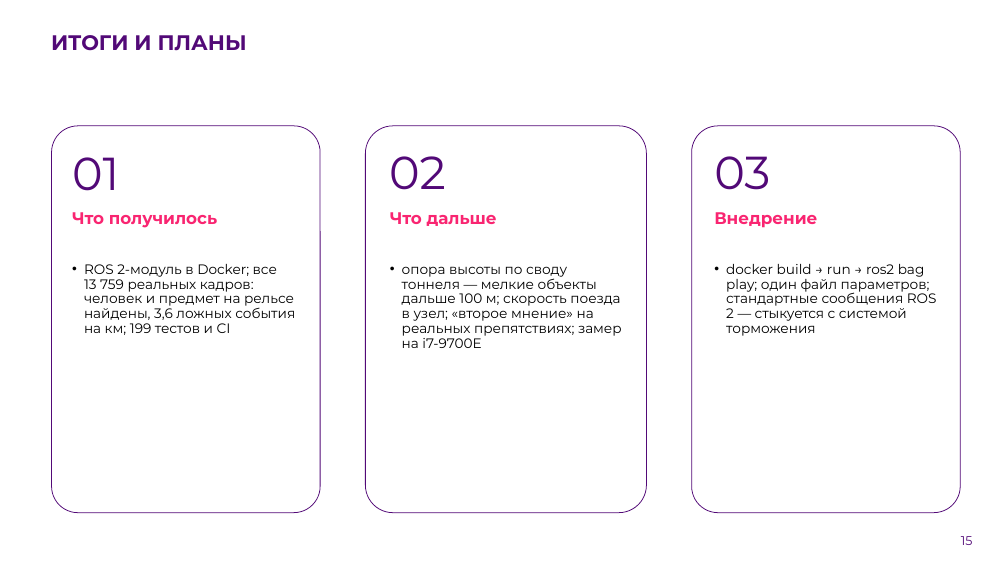
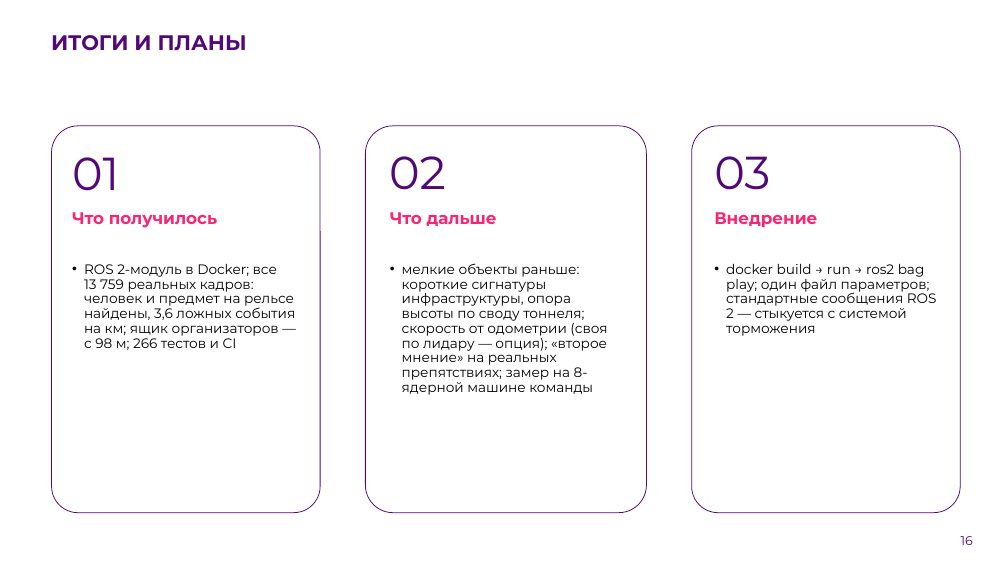
Before and after one commit to pmixay/ReSense, a slide deck: slide 16 of docs/presentation/ReSense_LCT2026.pptx (slide 15 before the commit). Drawn at 1008x567 pixels with LibreOffice and Linux fonts; fonts in the diff are those of the drawing; background and template pictures are left out. Boxes give left, top, right and bottom in pixels: in the first picture for what was removed or moved away, otherwise in the second. Text is boxed around its words. In the diff, an @@ line names an element or a change of style, - is before the commit and + after.

```diff
--- a/docs/presentation/ReSense_LCT2026.pptx
+++ b/docs/presentation/ReSense_LCT2026.pptx
@@ text at box(84, 264, 295, 350): text changed @@
-• ROS 2-модуль в Docker; все 13 759 реальных кадров: человек и предмет на рельсе найдены, 3,6 ложных события на км; 199 тестов и CI
+• ROS 2-модуль в Docker; все 13 759 реальных кадров: человек и предмет на рельсе найдены, 3,6 ложных события на км; ящик организаторов — с 98 м; 266 тестов и CI
@@ text at box(402, 263, 607, 395): text changed @@
-• опора высоты по своду тоннеля — мелкие объекты дальше 100 м; скорость поезда в узел; «второе мнение» на реальных препятствиях; замер на i7-9700E
+• мелкие объекты раньше: короткие сигнатуры инфраструктуры, опора высоты по своду тоннеля; скорость от одометрии (своя по лидару — опция); «второе мнение» на реальных препятствиях; замер на 8-ядерной машине команды
@@ page number at box(961, 536, 973, 545): text changed @@
-15
+16
```
Also in this commit, not shown: 8 other slides changed, 1 slide added, 2 other files.
